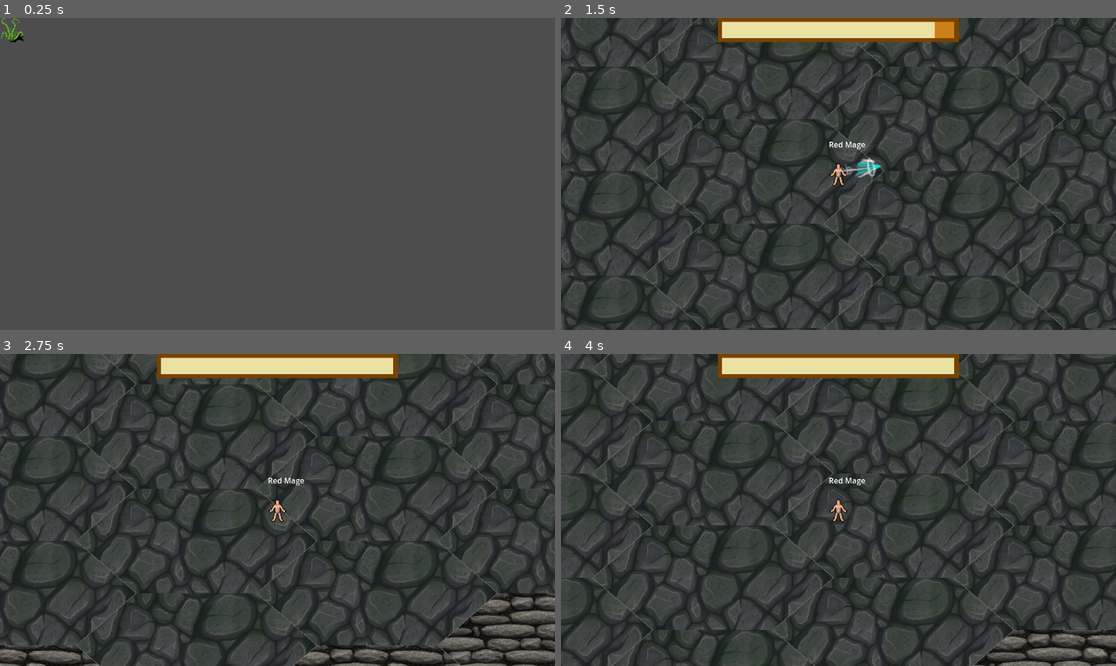
Above: before the commit, frames 1-4 (two rows, left to right).
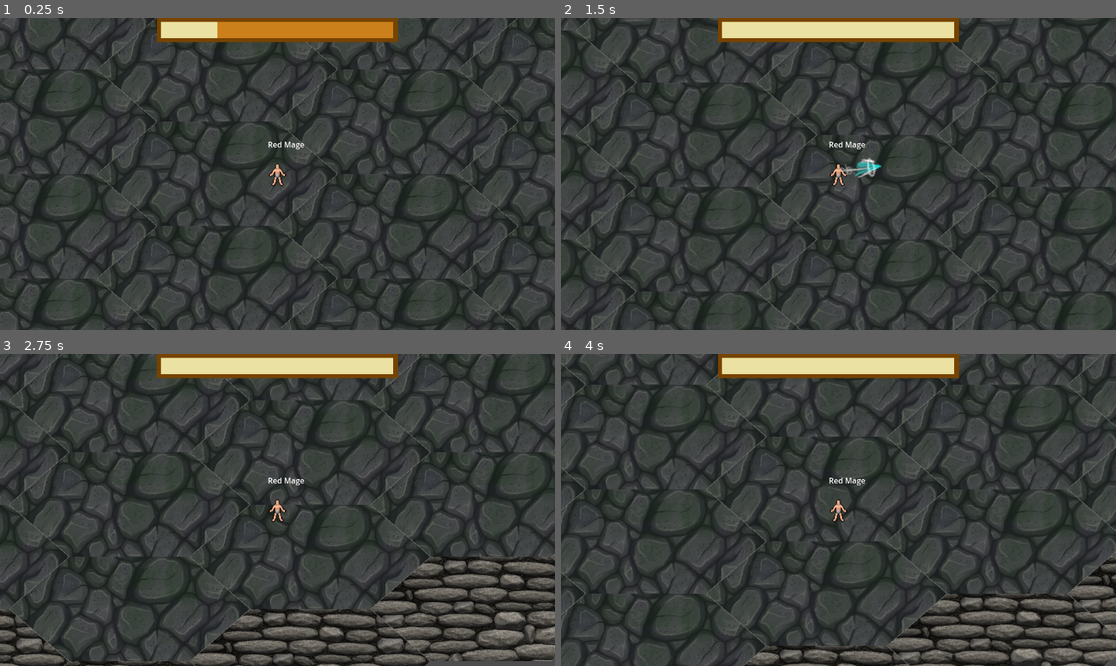
Above: after the commit, the same moments.

Repository: KaimeraWorks/Phaseworld-Pioneer
Game: Godot game, scene res://zones/arena.tscn
Two runs of this game, one before a commit and one after it. Both use one fixed random seed, a clock stepped at 60 frames per second and the inputs below. Before the commit the project starts from res://main_menu.tscn.
Inputs (mouse positions are in pixels of both pictures, inside the frame that each line leads up to):
- Up to frame 1 (0.25 s): no input
- Up to frame 2 (1.5 s): click (572, 30) at 0.52 s; move the mouse to (960, 158) at 1.27 s; hold D (move_east) from 1.28 s (still down); click (960, 158) at 1.35 s
- Up to frame 3 (2.75 s): move the mouse to (166, 525) at 2.02 s; release D (move_east) at 2.03 s; hold S (move_south) from 2.03 s (still down); right-click (166, 525) at 2.1 s
- Up to frame 4 (4 s): move the mouse to (894, 441) at 2.77 s; release S (move_south) at 2.78 s; hold D (move_east) 2.78-3.53 s; click (894, 441) at 2.85 s; move the mouse to (810, 572) at 3.52 s; hold W (move_north) from 3.53 s (still down); right-click (810, 572) at 3.6 s

The runs differ from the first frame. In frame 1, 47% of the frame differs, in the area x 0-100%, y 0-100%; in frame 2, 26%; in frame 3, 33%; in frame 4, 30%.

Commit message:
more reorg

Diff:
--- a/project.godot
+++ b/project.godot
@@ -11,7 +11,7 @@
 [application]
 
 config/name="Phaseworld Pioneer"
-run/main_scene="res://main_menu.tscn"
+run/main_scene="res://zones/arena.tscn"
 config/features=PackedStringArray("4.1", "Forward Plus")
 config/icon="res://icon.svg"
 
--- a/arena.tscn
+++ b/zones/arena.tscn
@@ -1,7 +1,7 @@
 [gd_scene load_steps=4 format=3 uid="uid://duy4nowlo27ga"]
 
-[ext_resource type="PackedScene" uid="uid://dg5lg01gxjmxy" path="res://hex_tile_map_base.tscn" id="1_hr532"]
-[ext_resource type="Script" path="res://arena.gd" id="2_kenx1"]
+[ext_resource type="PackedScene" uid="uid://dg5lg01gxjmxy" path="res://zones/core/hex_tile_map_base.tscn" id="1_hr532"]
+[ext_resource type="Script" path="res://zones/arena.gd" id="2_kenx1"]
 [ext_resource type="Resource" uid="uid://cjt7sg5b78hsa" path="res://status_effects/hearthlight.tres" id="3_jgl8a"]
 
 [node name="Arena" instance=ExtResource("1_hr532")]
--- a/hex_tile_map_base.tscn
+++ b/zones/core/hex_tile_map_base.tscn
@@ -3,7 +3,7 @@
 [ext_resource type="Texture2D" uid="uid://ck88mo30s66ua" path="res://dev/art/arena_tileset.png" id="1_frl34"]
 [ext_resource type="Texture2D" uid="uid://cs1bpp0ilygm8" path="res://dev/art/default_tileset.png" id="2_iuqgs"]
 [ext_resource type="PackedScene" uid="uid://me4lagprspnj" path="res://player.tscn" id="3_fat6d"]
-[ext_resource type="Script" path="res://hex_tile_map_base.gd" id="3_yjdbp"]
+[ext_resource type="Script" path="res://zones/core/hex_tile_map_base.gd" id="3_yjdbp"]
 [ext_resource type="PackedScene" uid="uid://dqffvooyvqko6" path="res://status_effects/core/status_effect_handler.tscn" id="4_kfamq"]
 [ext_resource type="PackedScene" uid="uid://bsr021glkhxt" path="res://hud.tscn" id="5_fykfu"]
 
Renamed: arena.gd -> zones/arena.gd
Renamed: hex_tile_map_base.gd -> zones/core/hex_tile_map_base.gd
